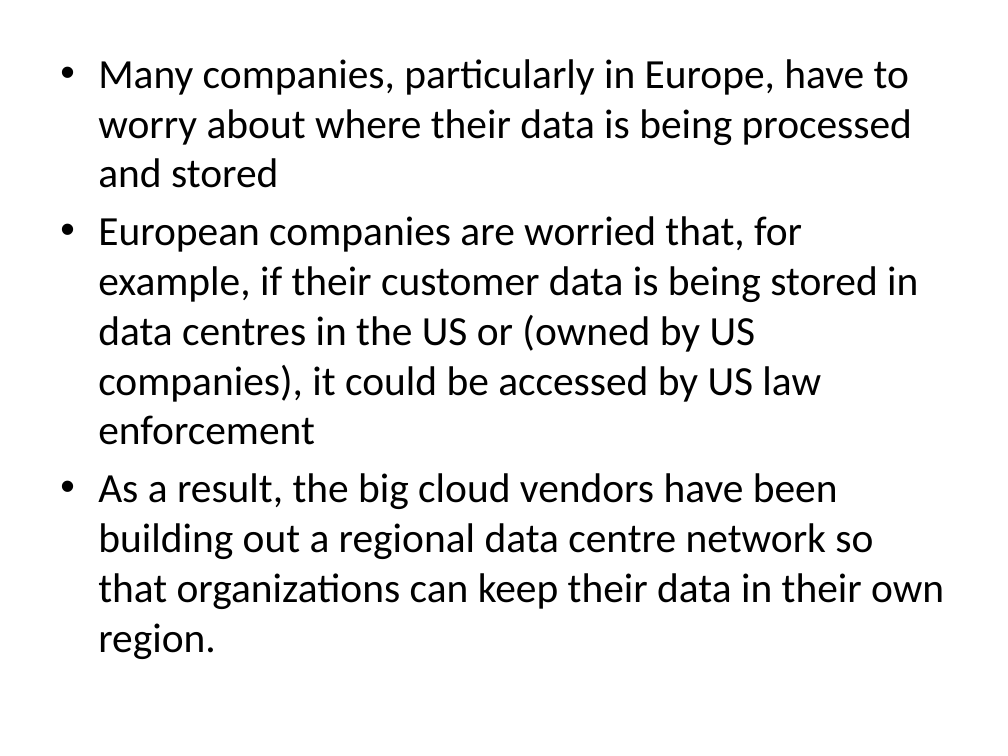
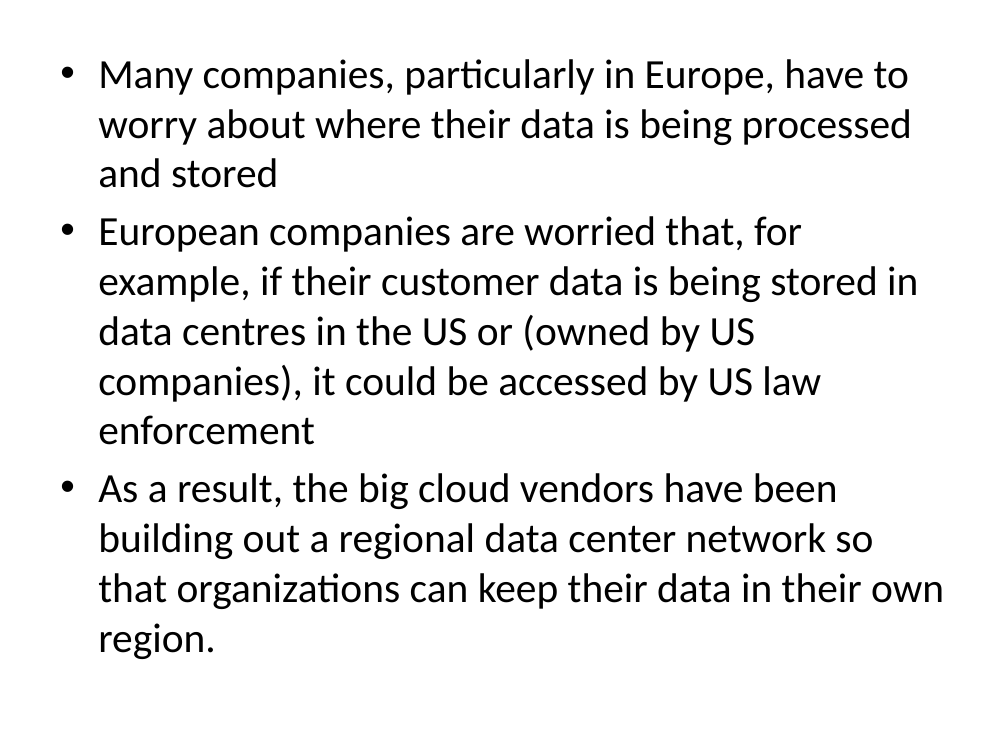
Before and after one commit to myamin66/parallel-distributed-computing-fall-2022, a slide deck: slide 17 of ppts/lec 2.pptx (slide 16 before the commit). Drawn at 1008x756 pixels with LibreOffice and Linux fonts; fonts in the diff are those of the drawing. Boxes give left, top, right and bottom in pixels: in the first picture for what was removed or moved away, otherwise in the second. Text is boxed around its words. In the diff, an @@ line names an element or a change of style, - is before the commit and + after.

```diff
--- a/ppts/lec 2.pptx
+++ b/ppts/lec 2.pptx
@@ text at (98, 473, 944, 659): text changed @@
-• As a result, the big cloud vendors have been building out a regional data centre network so that organizations can keep their data in their own region.
+• As a result, the big cloud vendors have been building out a regional data center network so that organizations can keep their data in their own region.
```
Also in this commit, not shown: 6 other slides changed, 2 slides added, 1 slide removed, 7 other files.
